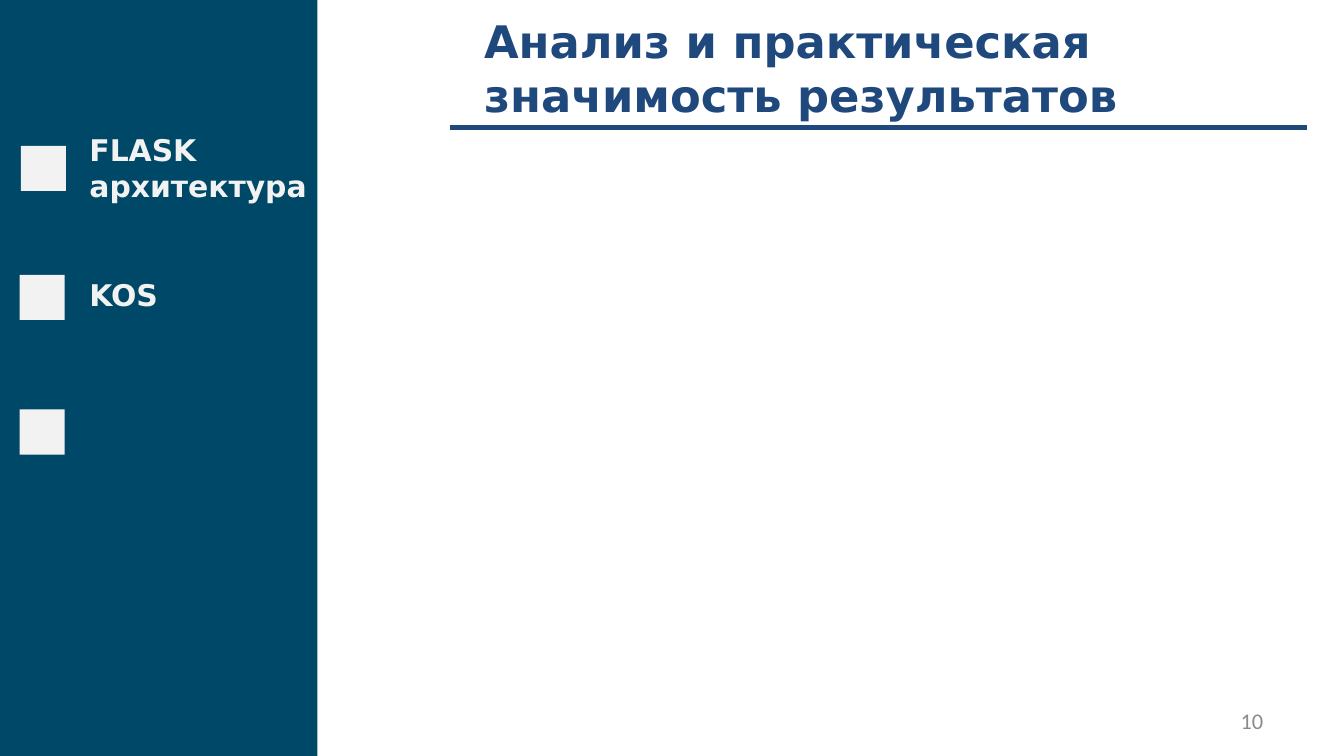
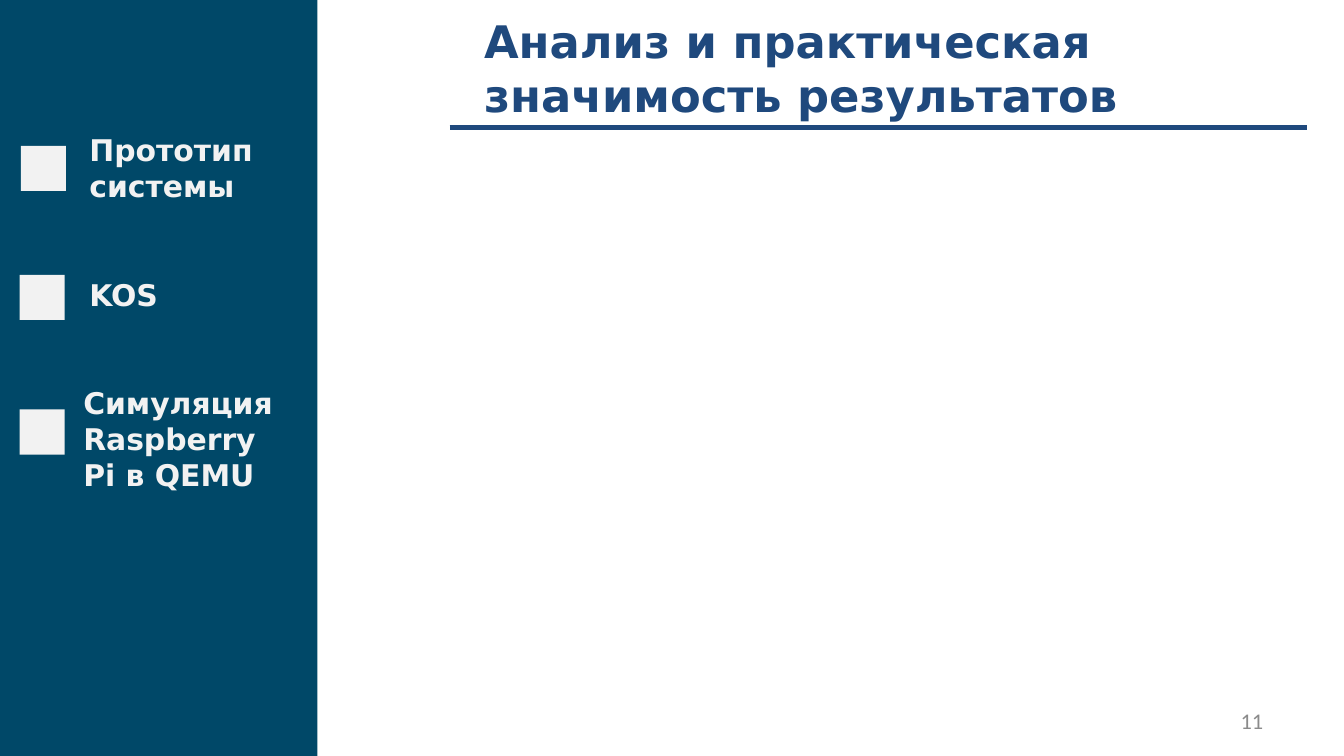
Before and after one commit to fanglores/Gagarin-2022, a slide deck: slide 11 of doc/Presentation.pptx (slide 10 before the commit). Drawn at 1344x756 pixels with LibreOffice and Linux fonts; fonts in the diff are those of the drawing. Boxes give left, top, right and bottom in pixels: in the first picture for what was removed or moved away, otherwise in the second. Text is boxed around its words. In the diff, an @@ line names an element or a change of style, - is before the commit and + after.

```diff
--- a/doc/Presentation.pptx
+++ b/doc/Presentation.pptx
@@ text at (89,139,252,198): text changed @@
-FLASK архитектура
+Прототип системы
@@ text added at (83,463,254,491), 16 pt, text #F2F2F2, bold @@
+СимуляцияRaspberry Pi в QEMU
@@ page number at (1241,714,1264,729): text changed @@
-10
+11
```
Also in this commit, not shown: 4 other slides changed, 1 slide added.
